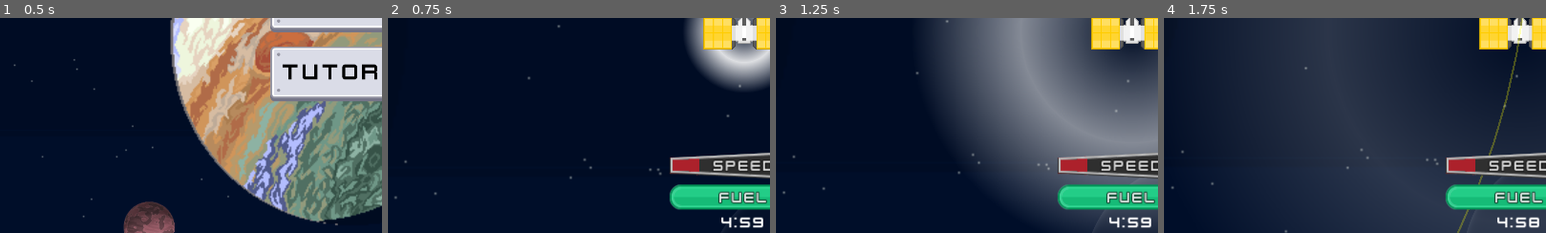
Above: before the commit, frames 1-4 (left to right).
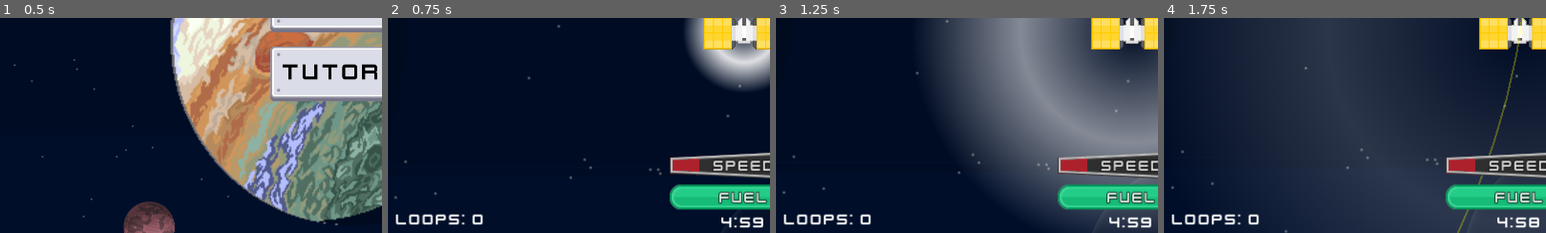
Above: after the commit, the same moments.

Repository: ThreeChooseOne/loopiter
Game: Godot game, scene res://root_scene.tscn
Two runs of this game, one before a commit and one after it. Both use one fixed random seed, a clock stepped at 60 frames per second and the inputs below.
Inputs:
- Up to frame 1 (0.5 s): no input
- Up to frame 2 (0.75 s): click "Start" at 0.5 s
- Up to frame 3 (1.25 s): no input
- Up to frame 4 (1.75 s): tap Enter at 1.25 s; hold D from 1.28 s (still down); tap I at 1.35 s
The pictures show only the part of the screen within x 3-53%, y 47-97%; the shares and areas given below are measured in that part.

Frame 1 is identical in both runs. In frame 2, 0.7% of the frame differs, in the area x 2-25%, y 91-97%; in frame 3, 0.7%; in frame 4, 0.7%.

Commit message:
loops working

Diff:
--- a/main.gd
+++ b/main.gd
@@ -14,6 +14,9 @@
 var completed_research_count: int = 0
 var habitable_moon_found: bool = false
 var habitable_moon: OrbitingBody = null
+
+var num_loops_around: int = 0
+var last_progress: float = 0.0
 
 signal change_player_speed(accelerate: bool)
 
@@ -339,6 +342,12 @@
 	camera.position = player.position
 	fuel.value = fuel.value + 20 * delta
 	update_hud_timer()
+	var curr_progress = player.progress_ratio
+	if curr_progress < last_progress:
+		num_loops_around += 1
+	last_progress = player.progress_ratio
+	%Loops.text = "Loops: %d" % num_loops_around
+
 
 	# Example Code:
 	#
--- a/main.tscn
+++ b/main.tscn
@@ -165,6 +165,14 @@
 text = "5:00"
 horizontal_alignment = 1
 
+[node name="Loops" type="Label" parent="PlayerCamera"]
+unique_name_in_owner = true
+offset_left = -350.0
+offset_top = 180.0
+offset_right = -259.0
+offset_bottom = 198.0
+text = "Loops: 0"
+
 [node name="Panel" type="PanelContainer" parent="PlayerCamera"]
 unique_name_in_owner = true
 visible = false
